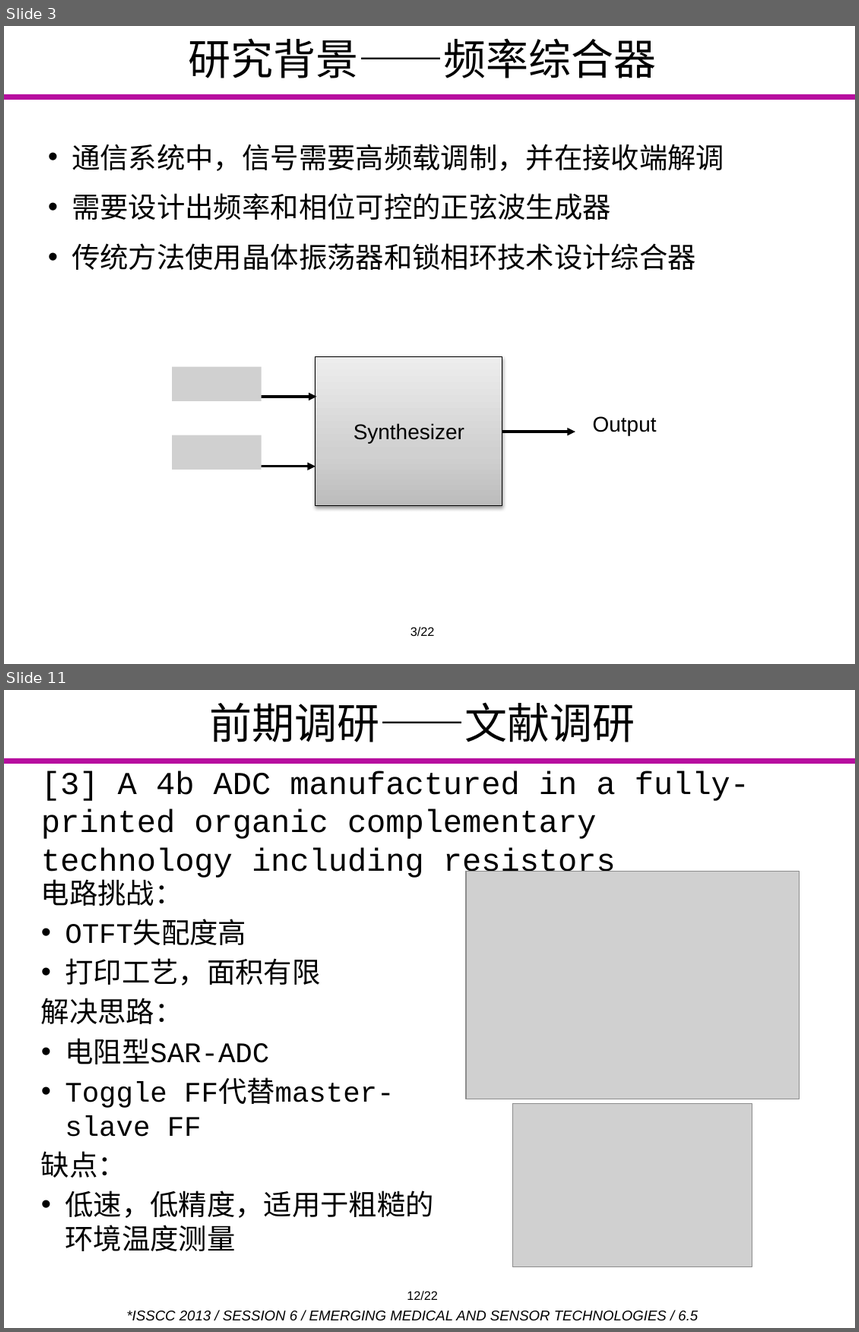
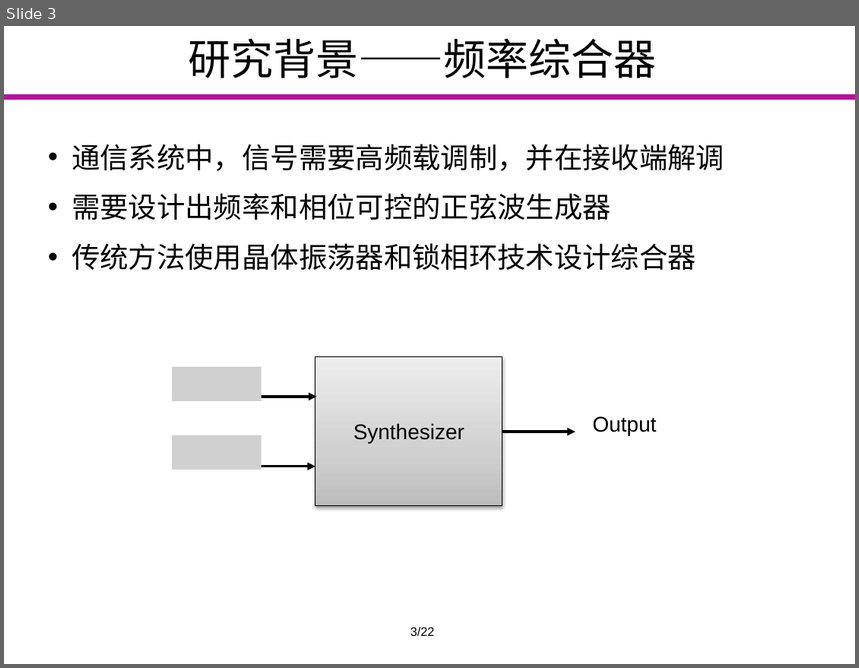
Before and after one commit to Markov2016/kaiti, a slide deck: ppt/yyx_v1.0.pptx. Shown one above the other, each under a label of ours: slides 3 and 11 before the commit, slide 3 after it; the slides between them are not shown. The pictures are 859x1332 and 859x668 pixels, drawn with LibreOffice and Linux fonts; fonts in the diff are those of the drawing; grey boxes stand for pictures; background and template pictures are left out. Boxes give left, top, right and bottom in pixels: in the first picture for what was removed or moved away, otherwise in the second. Text is boxed around its words. In the diff, an @@ line names an element or a change of style, - is before the commit and + after.

```diff
--- a/ppt/yyx_v1.0.pptx
+++ b/ppt/yyx_v1.0.pptx
@@ slide 11 removed at [4, 690, 855, 1328], background #FFFFFF; not listed: 1 template element that a slide beside it also shows @@
@@ text removed at [210, 702, 636, 742] @@
-前期调研——文献调研
@@ title removed at [41, 771, 750, 880] @@
-[3] A 4b ADC manufactured in a fully-printed organic complementary technology including resistors
@@ picture removed at [466, 872, 799, 1100] @@
@@ text removed at [41, 879, 433, 1252] @@
-电路挑战：
-• OTFT失配度高
-• 打印工艺，面积有限
-解决思路：
-• 电阻型SAR-ADC
-• Toggle FF代替master-slave FF
-缺点：
-• 低速，低精度，适用于粗糙的环境温度测量
@@ picture removed at [513, 1103, 752, 1267] @@
@@ text removed at [407, 1291, 438, 1300] @@
-12/22
@@ text removed at [126, 1311, 698, 1322] @@
-*ISSCC 2013 / SESSION 6 / EMERGING MEDICAL AND SENSOR TECHNOLOGIES / 6.5
```
Also in this commit, not shown: 6 slides changed, 5 slides added, 11 other slides removed.
